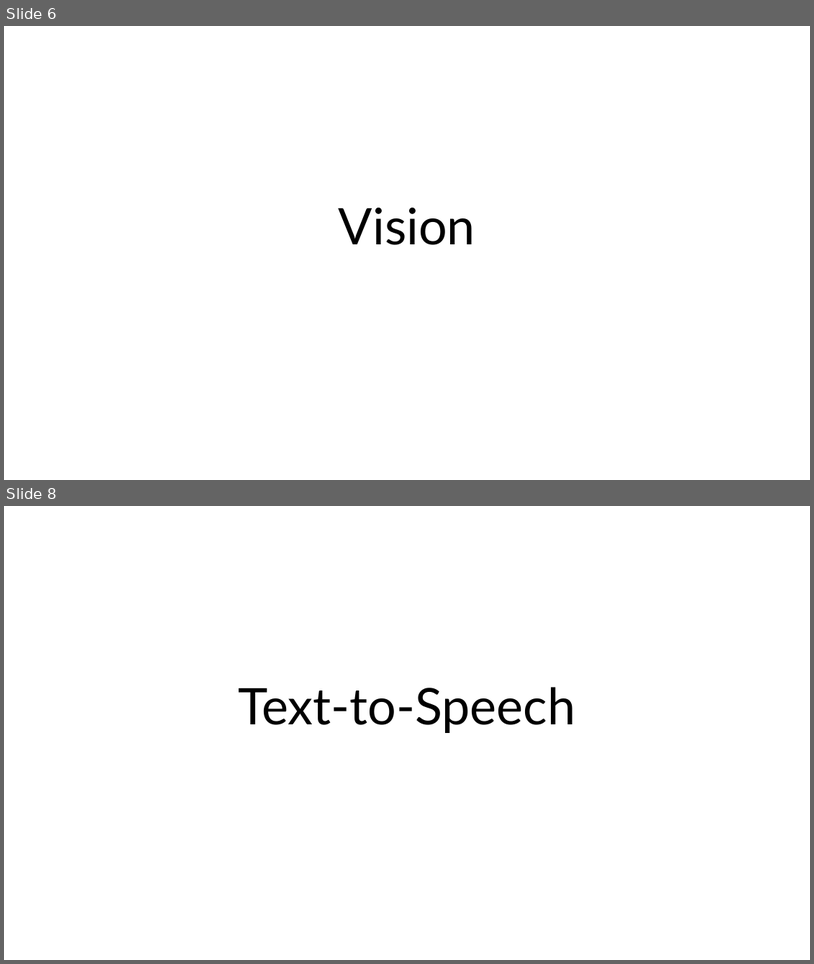
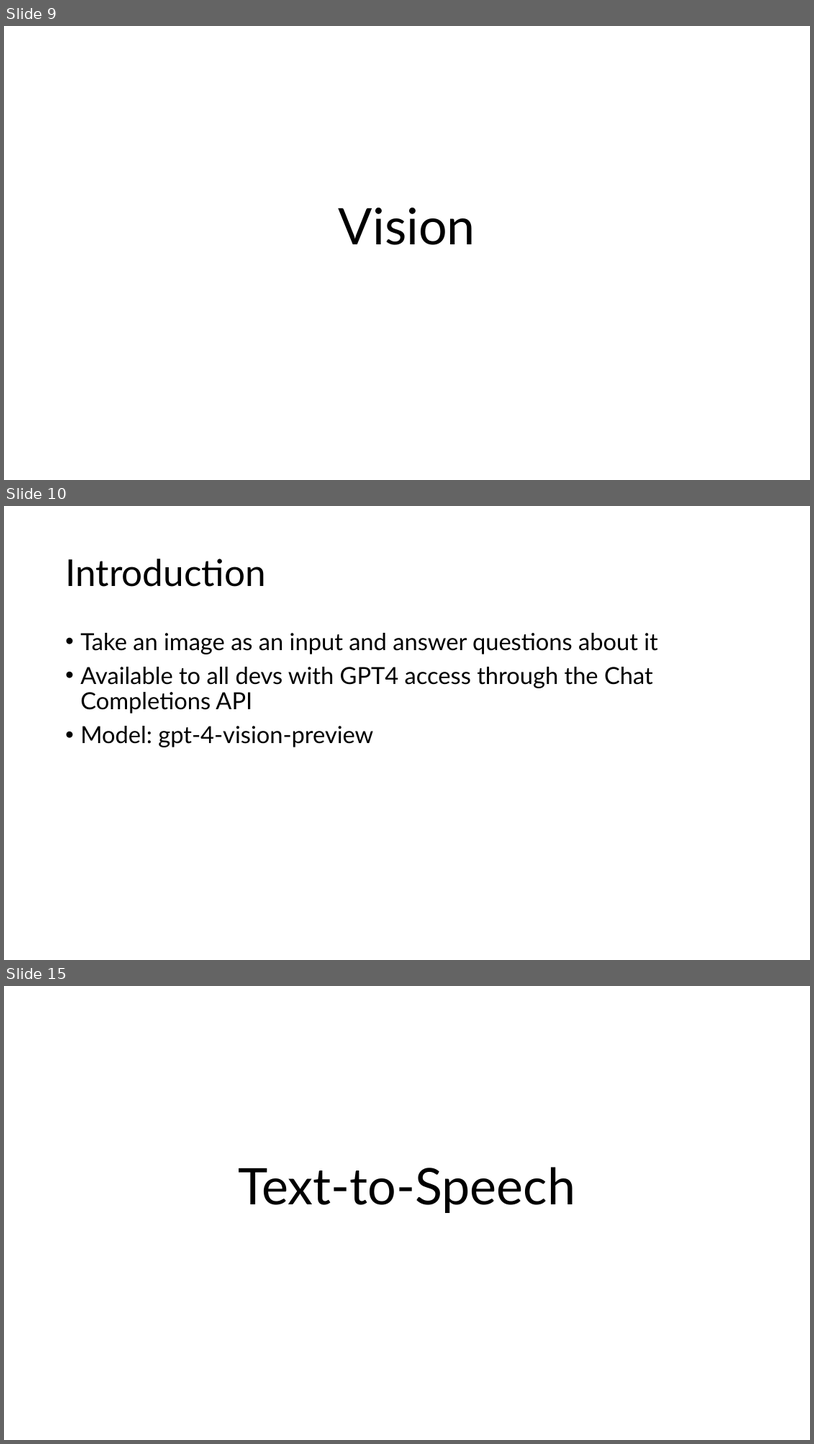
Before and after one commit to sammmmmmiller/CS584, a slide deck: cs584present.pptx. Shown one above the other, each under a label of ours: slides 6 and 8 before the commit, slides 9, 10 and 15 after it; the slides between them are not shown. The pictures are 814x964 and 814x1444 pixels, drawn with LibreOffice and Linux fonts; fonts in the diff are those of the drawing. Boxes give left, top, right and bottom in pixels: in the first picture for what was removed or moved away, otherwise in the second. Text is boxed around its words. In the diff, an @@ line names an element or a change of style, - is before the commit and + after.

```diff
--- a/cs584present.pptx
+++ b/cs584present.pptx
@@ slide 10 added at (4, 506, 810, 960), background #FFFFFF @@
@@ title added at (65, 559, 266, 587), 44 pt, text #000000 @@
+Introduction
@@ text added at (80, 633, 658, 747), 28 pt, text #000000 @@
+• Take an image as an input and answer questions about it
+• Available to all devs with GPT4 access through the Chat Completions API
+• Model: gpt-4-vision-preview
@@ what was slide 6 is now slide 9 @@
@@ what was slide 8 is now slide 15 @@
```
Also in this commit, not shown: 4 slides changed, 14 other slides added, 4 slides removed, 2 other files.
